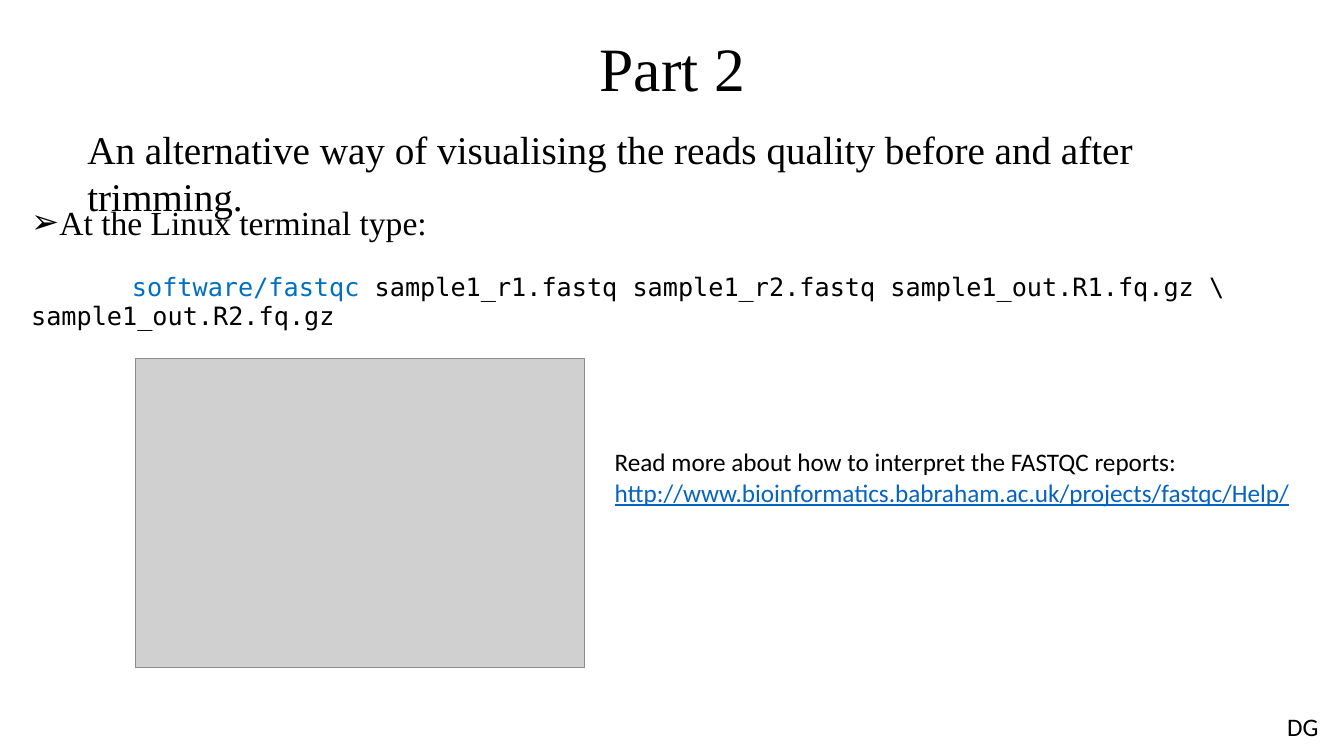
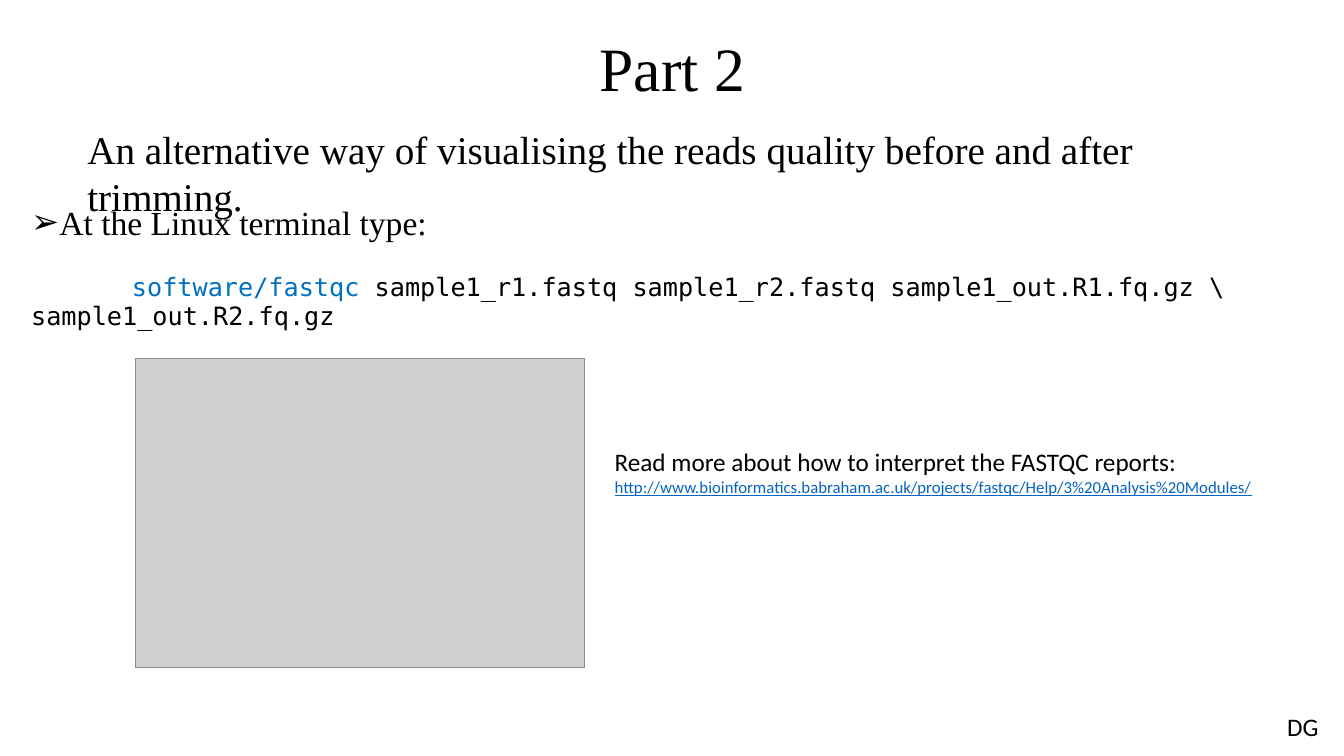
Before and after one commit to sgul-genetics-centre-bioinformatics/NGS-bioinformatics-workshop_SGUL_31-01-2020, a slide deck: slide 21 of NGS_workshop_31_01_2020_final.pptx. Drawn at 1344x756 pixels with LibreOffice and Linux fonts; fonts in the diff are those of the drawing; grey boxes stand for pictures. Boxes give left, top, right and bottom in pixels: in the first picture for what was removed or moved away, otherwise in the second. Text is boxed around its words. In the diff, an @@ line names an element or a change of style, - is before the commit and + after.

```diff
--- a/NGS_workshop_31_01_2020_final.pptx
+++ b/NGS_workshop_31_01_2020_final.pptx
@@ text at box(615, 453, 1251, 496): text changed; size 18 to 12 pt @@
-Read more about how to interpret the FASTQC reports: http://www.bioinformatics.babraham.ac.uk/projects/fastqc/Help/
+Read more about how to interpret the FASTQC reports: http://www.bioinformatics.babraham.ac.uk/projects/fastqc/Help/3%20Analysis%20Modules/
```
Also in this commit, not shown: 8 other slides changed.
